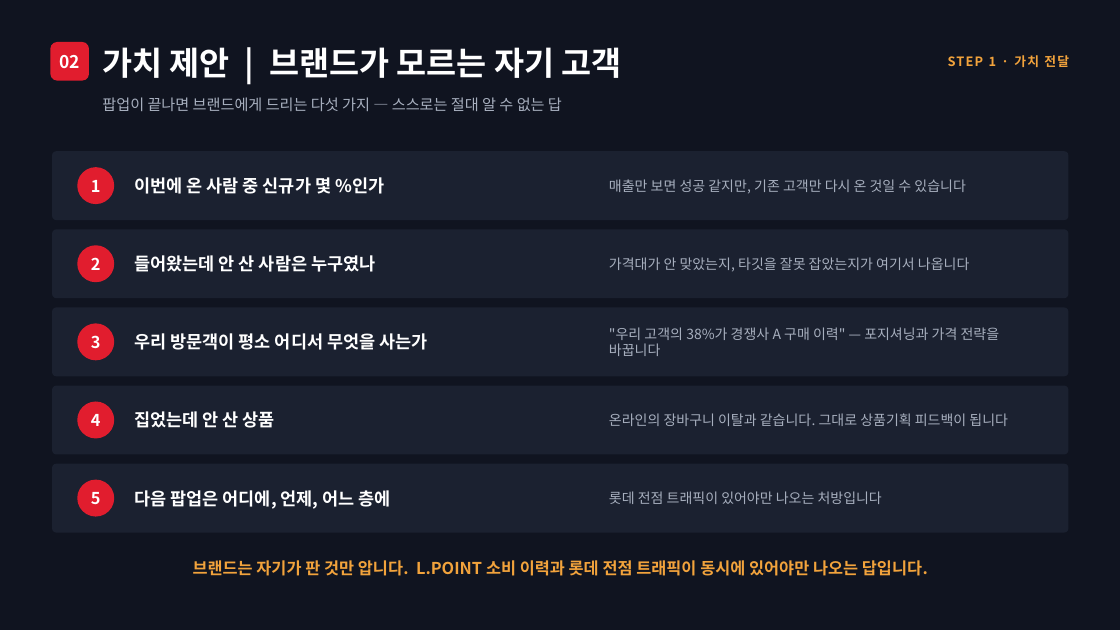
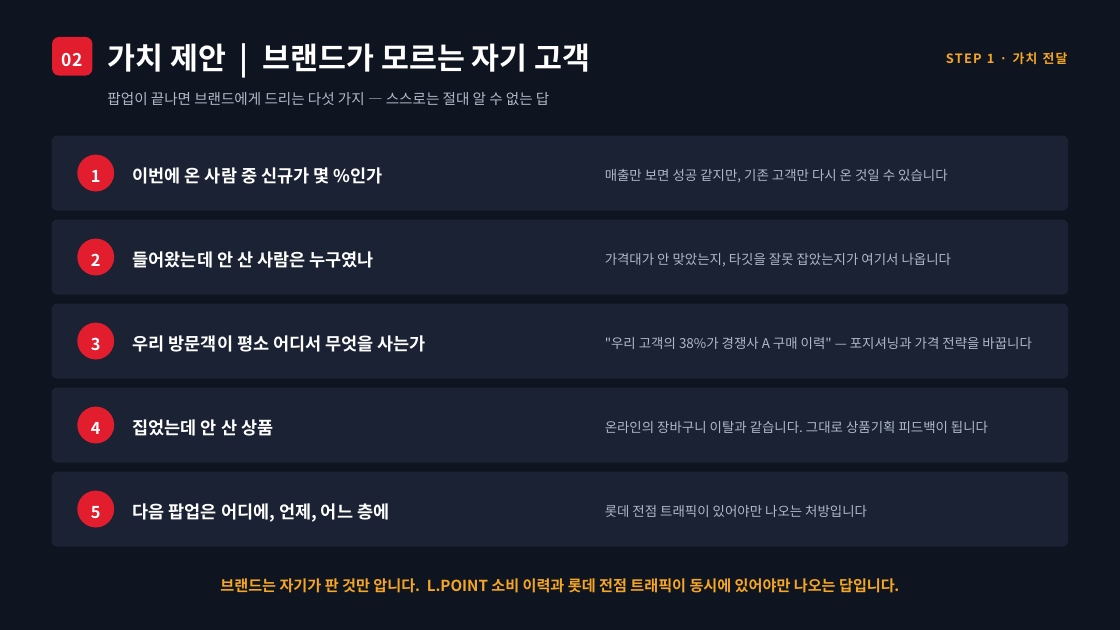
Before and after one commit to neti84-design/LMBA, a slide deck: slide 5 of LGA_롯데신사업_발표.pptx. Drawn at 1120x630 pixels with LibreOffice and Linux fonts; fonts in the diff are those of the drawing. Boxes give left, top, right and bottom in pixels: in the first picture for what was removed or moved away, otherwise in the second. Text is boxed around its words. In the diff, an @@ line names an element or a change of style, - is before the commit and + after.

```diff
--- a/LGA_롯데신사업_발표.pptx
+++ b/LGA_롯데신사업_발표.pptx
@@ background #101420 to #0E1420 @@
@@ rounded rectangle: place and size @@
-rounded rectangle at [50,42,89,81]
+rounded rectangle at [52,37,92,76]
@@ text "가치 제안 | 브랜드가 모르는 ..." at [107,43,590,72]: size 28 to 26 pt; line spacing 1 to 31pt @@
@@ text "STEP 1 · 가치 전달" at [946,52,1068,64]: text colour #F2A33C to #F5A623; line spacing 1 to 17pt @@
@@ text "팝업이 끝나면 브랜드에게 드리는 다섯 ..." at [107,92,549,105]: size 13 to 12.5 pt, text colour #A7AFBE to #AEB8C7; line spacing 1 to 19pt; vertical alignment middle to top @@
@@ fill #1B2130 to #1A2233; outline none to #1A2233 1 pt; proportions changed in 5 elements at [52,304,1068,378], [52,388,1068,462], [52,220,1068,294], [52,472,1068,546], [52,136,1068,210] @@
@@ rounded rectangle: place and size @@
-rounded rectangle at [52,151,1069,220]
+rounded rectangle at [52,136,1068,210]
@@ line spacing 1 to 23pt in 6 elements at [62,53,83,66], [133,335,426,352], [133,419,273,436], [133,251,373,268], [133,503,389,522], [133,167,383,184] @@
@@ text "이번에 온 사람 중 신규가 ...": place and size @@
-text "이번에 온 사람 중 신규가 ..." at [134,177,384,194]
+text "이번에 온 사람 중 신규가 ..." at [133,167,383,184]
@@ size 12 to 11.5 pt, text colour #A7AFBE to #AEB8C7; line spacing 1 to 17pt in 5 elements at [605,337,1031,349], [605,421,988,433], [605,253,951,266], [605,505,867,517], [605,169,947,182] @@
@@ text "매출만 보면 성공 같지만, 기존 ...": place and size @@
-text "매출만 보면 성공 같지만, 기존 ..." at [609,179,965,194]
+text "매출만 보면 성공 같지만, 기존 ..." at [605,169,947,182]
@@ line spacing 1 to 21pt in 5 elements at [91,337,101,350], [91,422,101,434], [91,253,101,266], [91,506,101,518], [91,170,101,182] @@
@@ text "1": place and size @@
-text "1" at [91,180,101,192]
+text "1" at [91,170,101,182]
@@ ellipse: place and size @@
-ellipse at [77,167,114,204]
+ellipse at [77,155,114,192]
@@ rounded rectangle: place and size @@
-rounded rectangle at [52,229,1069,298]
+rounded rectangle at [52,220,1068,294]
@@ ellipse: place and size @@
-ellipse at [77,245,114,282]
+ellipse at [77,239,114,276]
@@ rounded rectangle: place and size @@
-rounded rectangle at [52,308,1069,376]
+rounded rectangle at [52,304,1068,378]
@@ text ""우리 고객의 38%가 경쟁사 A ...": place and size @@
-text ""우리 고객의 38%가 경쟁사 A ..." at [609,327,1000,356]
+text ""우리 고객의 38%가 경쟁사 A ..." at [605,337,1031,349]
@@ rounded rectangle: place and size @@
-rounded rectangle at [52,386,1069,455]
+rounded rectangle at [52,388,1068,462]
@@ ellipse: place and size @@
-ellipse at [77,402,114,439]
+ellipse at [77,407,114,444]
@@ rounded rectangle: place and size @@
-rounded rectangle at [52,464,1069,533]
+rounded rectangle at [52,472,1068,546]
@@ text "5": place and size @@
-text "5" at [91,492,101,504]
+text "5" at [91,506,101,518]
@@ ellipse: place and size @@
-ellipse at [77,480,114,517]
+ellipse at [77,491,114,528]
@@ text "브랜드는 자기가 판 것만 압니다. ...": place and size @@
-text "브랜드는 자기가 판 것만 압니다. ..." at [193,560,928,576]
+text "브랜드는 자기가 판 것만 압니다. ..." at [220,578,899,593]
@@ text "브랜드는 자기가 판 것만 압니다. ..." at [220,578,899,593]: size 14 to 13 pt, text colour #F2A33C to #F5A623; line spacing 1 to 20pt @@
```
Also in this commit, not shown: 15 other slides changed, 6 other files.
